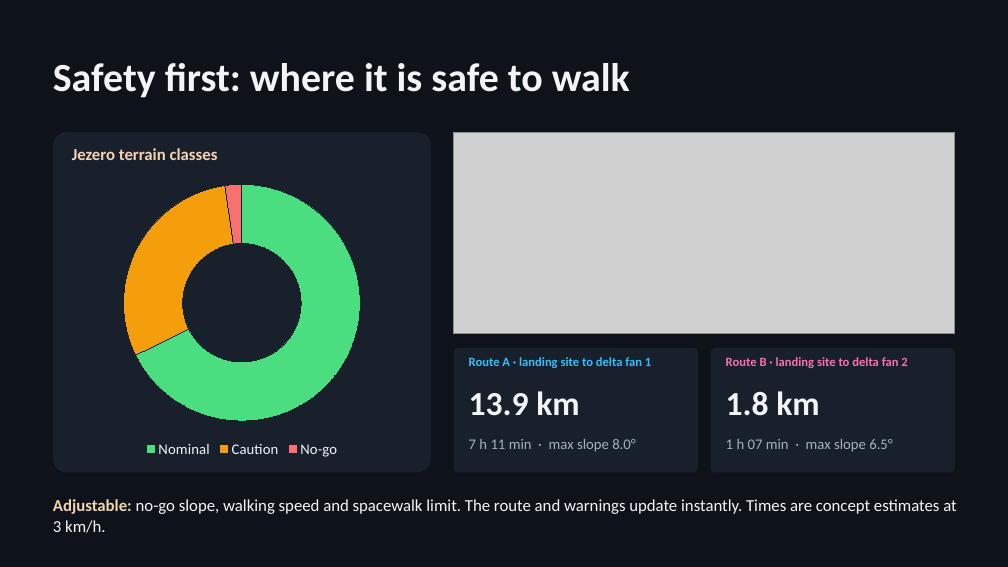
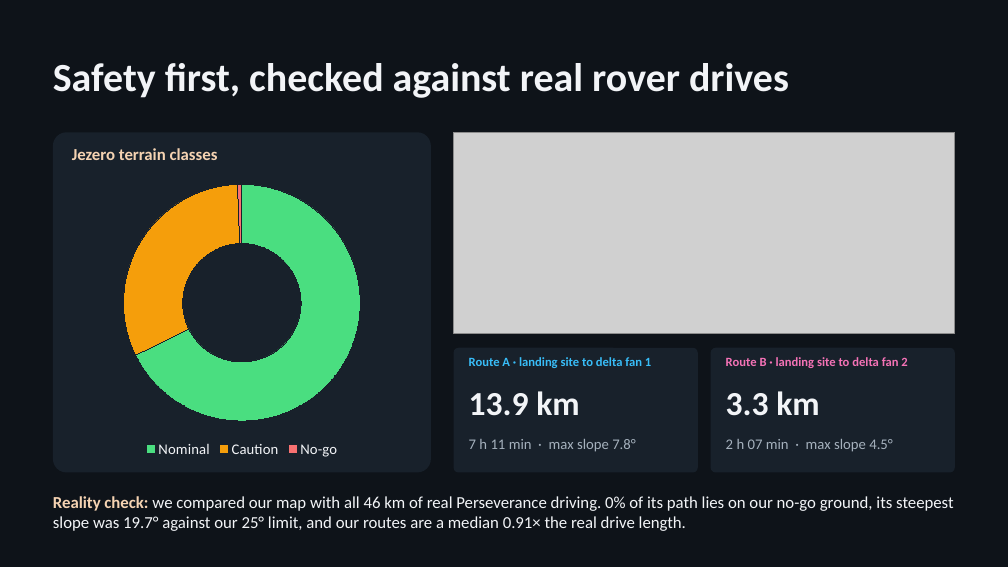
Before and after one commit to Randula2003/marsline, a slide deck: slide 5 of docs/demo/Marsline_SpaceApps_Demo.pptx. Drawn at 1008x567 pixels with LibreOffice and Linux fonts; fonts in the diff are those of the drawing; grey boxes stand for pictures. Boxes give left, top, right and bottom in pixels: in the first picture for what was removed or moved away, otherwise in the second. Text is boxed around its words. In the diff, an @@ line names an element or a change of style, - is before the commit and + after.

```diff
--- a/docs/demo/Marsline_SpaceApps_Demo.pptx
+++ b/docs/demo/Marsline_SpaceApps_Demo.pptx
@@ text at [53,63,789,98]: text changed @@
-Safety first: where it is safe to walk
+Safety first, checked against real rover drives
@@ doughnut chart at [72,174,412,461] @@
@@ Series 1, Caution: 30 to 32 @@
@@ Series 1, No-go: 2 to 1 @@
@@ text at [726,391,819,416]: text changed @@
-1.8 km
+3.3 km
@@ text at [469,439,636,452]: text changed @@
-7 h 11 min · max slope 8.0°
+7 h 11 min · max slope 7.8°
@@ text at [726,439,893,452]: text changed @@
-1 h 07 min · max slope 6.5°
+2 h 07 min · max slope 4.5°
@@ text at [53,496,954,531]: text changed @@
-Adjustable: no-go slope, walking speed and spacewalk limit. The route and warnings update instantly. Times are concept estimates at 3 km/h.
+Reality check: we compared our map with all 46 km of real Perseverance driving. 0% of its path lies on our no-go ground, its steepest slope was 19.7° against our 25° limit, and our routes are a median 0.91× the real drive length.
```
Also in this commit, not shown: 4 other slides changed, 23 other files.
